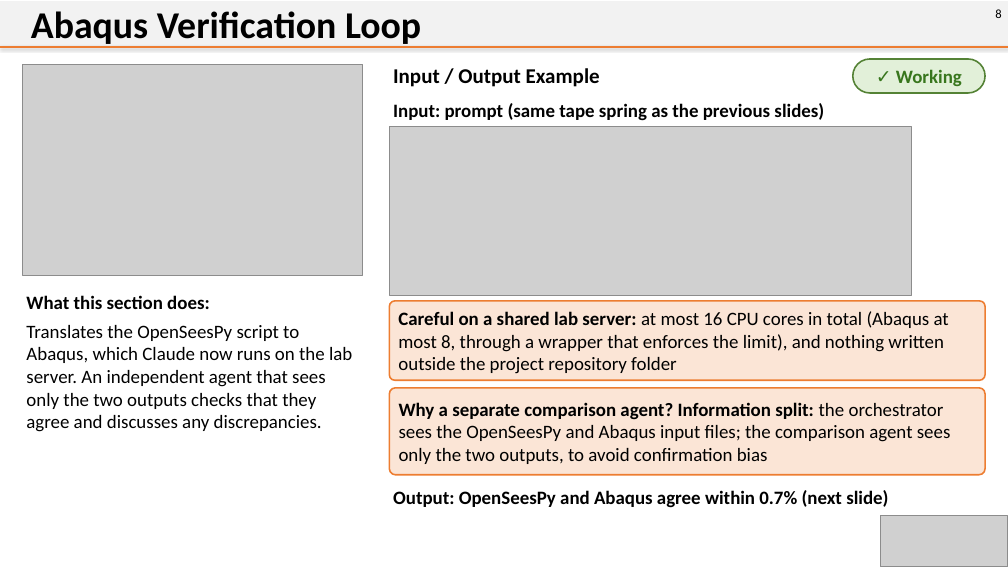
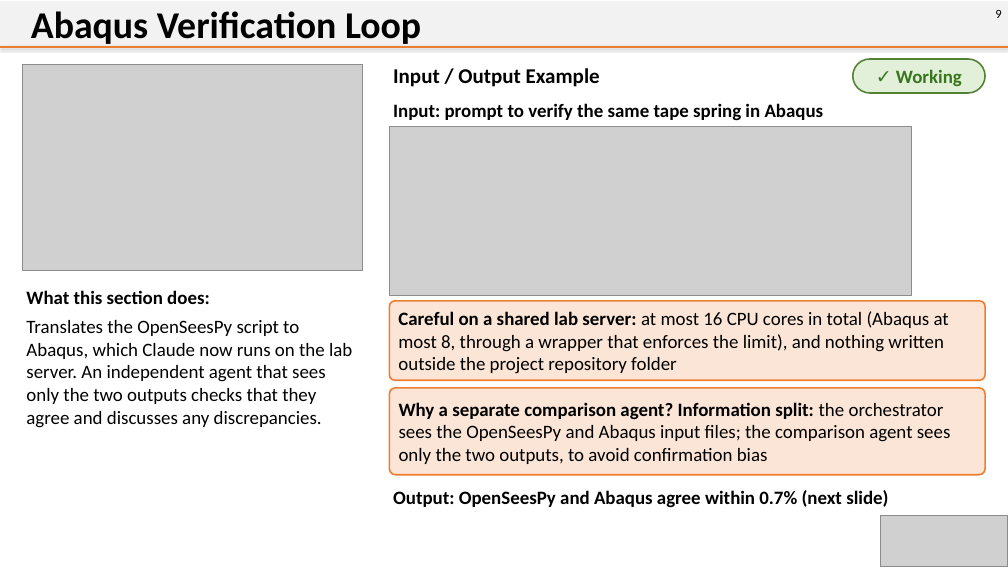
Before and after one commit to citgitfr/BenazzoVenkatadri_ThinShellSims, a slide deck: slide 9 of Lab Report 3/Lab Report 3 Demonstration of Agent System.pptx (slide 8 before the commit). Drawn at 1008x567 pixels with LibreOffice and Linux fonts; fonts in the diff are those of the drawing; grey boxes stand for pictures. Boxes give left, top, right and bottom in pixels: in the first picture for what was removed or moved away, otherwise in the second. Text is boxed around its words. In the diff, an @@ line names an element or a change of style, - is before the commit and + after.

```diff
--- a/Lab Report 3/Lab Report 3 Demonstration of Agent System.pptx
+++ b/Lab Report 3/Lab Report 3 Demonstration of Agent System.pptx
@@ text at [995, 10, 1001, 18]: text changed @@
-8
+9
@@ picture: place and size @@
-picture at [23, 64, 363, 275]
+picture at [23, 64, 363, 271]
@@ text at [393, 103, 824, 121]: text changed @@
-Input: prompt (same tape spring as the previous slides)
+Input: prompt to verify the same tape spring in Abaqus
@@ text "What this section does:": place and size @@
-text "What this section does:" at [26, 295, 210, 309]
+text "What this section does:" at [26, 290, 210, 304]
@@ text "Translates the OpenSeesPy script to ...": place and size @@
-text "Translates the OpenSeesPy script to ..." at [26, 325, 352, 432]
+text "Translates the OpenSeesPy script to ..." at [26, 320, 352, 428]
```
Also in this commit, not shown: 12 other slides changed, 1 slide added, 9 other files.
